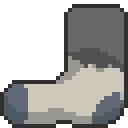
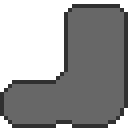
Layers edited between the first and the second 128x128 image:
hid "Capa 12 copia 2" over [4, 56, 124, 124]
hid "Capa 14", opacity 40% → 100% over [68, 48, 124, 72]
hid "Capa 12 copia 3" over [4, 72, 124, 124]
hid "Capa 12 copia 4" over [4, 76, 84, 124]
hid "Capa 12 copia 5" over [4, 84, 40, 124]
